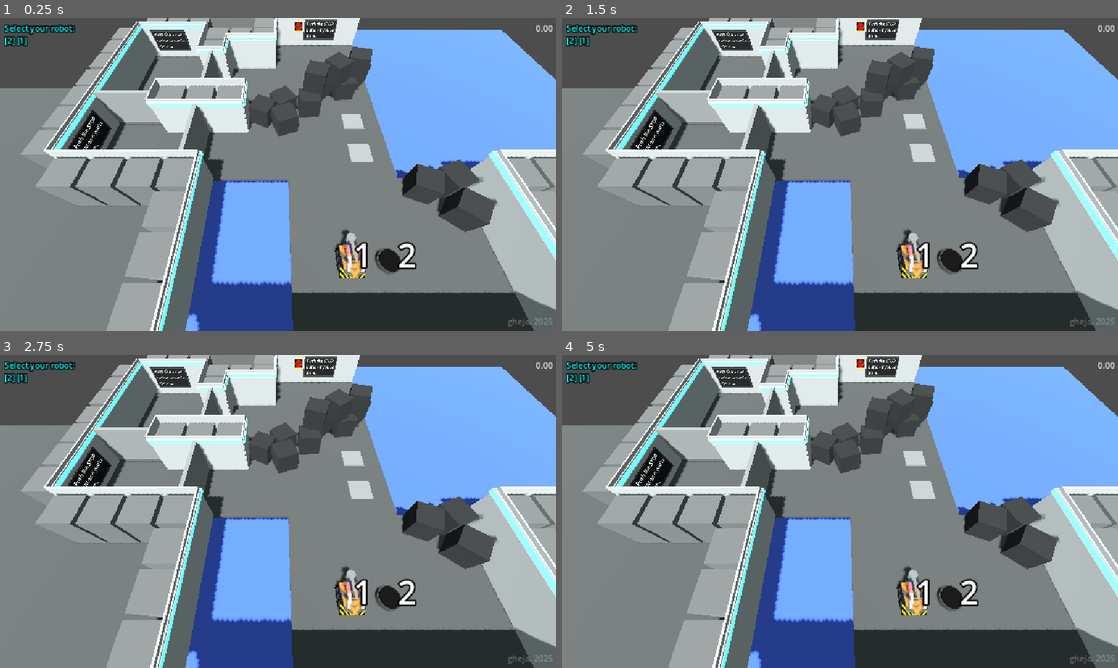
Above: before the commit, frames 1-4 (two rows, left to right).
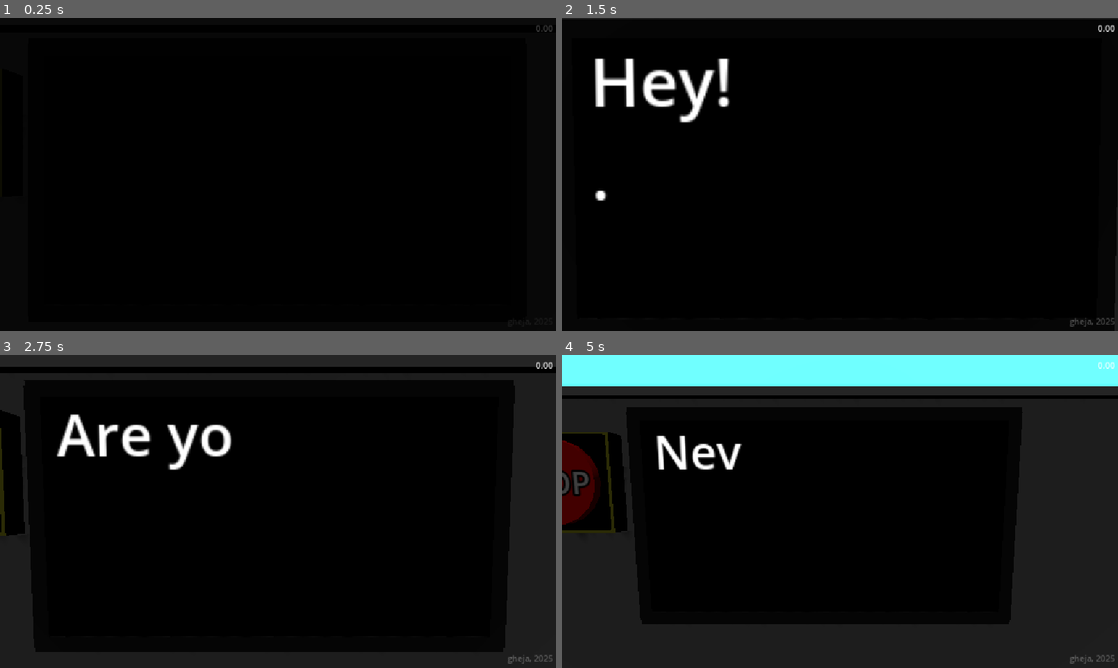
Above: after the commit, the same moments.

Repository: gheja/bot-loop
Game: Godot game, scene res://scenes/main_scene.tscn
The game is run twice, just before and just after one commit, with the same random seed, the same clock (stepped at 60 frames per second) and the same inputs.
Inputs (mouse positions are in pixels of both pictures, inside the frame that each line leads up to):
- Up to frame 1 (0.25 s): no input
- Up to frame 2 (1.5 s): tap Enter at 0.5 s; move the mouse to (962, 158) at 0.52 s; hold D (move_right) 0.53-1.28 s; tap E (action_primary) at 0.6, 1.35 s; move the mouse to (728, 190) at 1.27 s; hold S (move_down) from 1.28 s (still down)
- Up to frame 3 (2.75 s): move the mouse to (333, 442) at 2.02 s; release S (move_down) at 2.03 s; hold D (move_right) from 2.03 s (still down); tap E (action_primary) at 2.1 s
- Up to frame 4 (5 s): move the mouse to (812, 574) at 2.77 s; release D (move_right) at 2.78 s; hold W (move_up) 2.78-3.53 s; tap E (action_primary) at 2.85, 3.6, 4.35 s; move the mouse to (1006, 558) at 3.52 s; hold A (move_left) from 3.53 s (still down); move the mouse to (673, 464) at 4.27 s

The runs differ from the first frame. In frame 1, 99% of the frame differs, in the area x 0-100%, y 0-100%; in frame 2, 99%; in frame 3, 96%; in frame 4, 94%.

Commit message:
Added Level 6

Diff:
--- /dev/null
+++ b/src/scenes/level_6.tscn
@@ -0,0 +1,288 @@
+[gd_scene load_steps=19 format=3 uid="uid://b1yge0scemkjq"]
+
+[ext_resource type="PackedScene" uid="uid://cpmkcymc6dshv" path="res://scenes/level_base.tscn" id="1_5fwrv"]
+[ext_resource type="PackedScene" uid="uid://cdv8qqvqawyeh" path="res://objects/object_floor.tscn" id="2_e3utc"]
+[ext_resource type="PackedScene" uid="uid://b0j66nromh6k6" path="res://objects/object_water.tscn" id="3_ymwnx"]
+[ext_resource type="PackedScene" uid="uid://2l7r5ndv1t6j" path="res://objects/object_wall_corner.tscn" id="4_adfb8"]
+[ext_resource type="PackedScene" uid="uid://cyh8e8m3vwrml" path="res://objects/object_wall.tscn" id="5_j7y2l"]
+[ext_resource type="PackedScene" uid="uid://b82gg0yds1jf3" path="res://objects/object_display.tscn" id="6_epfji"]
+[ext_resource type="PackedScene" uid="uid://dnnjjb6md5gvt" path="res://objects/object_stop_button.tscn" id="7_83tf8"]
+[ext_resource type="PackedScene" uid="uid://3wl85awysc5m" path="res://objects/object_interactive_button.tscn" id="8_enqdf"]
+[ext_resource type="PackedScene" uid="uid://tnxcmgvwwnw7" path="res://objects/object_door.tscn" id="9_lgfmy"]
+[ext_resource type="PackedScene" uid="uid://b7uql7ksjs0rd" path="res://objects/object_box.tscn" id="10_5kl8g"]
+[ext_resource type="PackedScene" uid="uid://cxs1llio4hg3y" path="res://objects/object_block.tscn" id="11_kljjn"]
+[ext_resource type="PackedScene" uid="uid://drff2i0whitbx" path="res://objects/object_moving_platform.tscn" id="12_e3utc"]
+[ext_resource type="PackedScene" uid="uid://fbuqkwk1smo1" path="res://objects/player_character_roomba.tscn" id="12_fqw3r"]
+[ext_resource type="PackedScene" uid="uid://vtcyr4a4c47f" path="res://objects/player_character_bot_hammer.tscn" id="13_rd5uj"]
+[ext_resource type="PackedScene" uid="uid://b37h2avn4etba" path="res://objects/object_block_ramp.tscn" id="14_t4jau"]
+[ext_resource type="PackedScene" uid="uid://cuexic5juyqd2" path="res://objects/object_wall_triple.tscn" id="15_7e2h5"]
+[ext_resource type="PackedScene" uid="uid://slrmkmjxe0mo" path="res://objects/object_wall_double.tscn" id="16_r7cvq"]
+
+[sub_resource type="Curve3D" id="Curve3D_ymwnx"]
+_data = {
+"points": PackedVector3Array(0, 0, 0, 0, 0, 0, 0, 0, 0, 0, 0, 0, 0, 0, 0, 11, 0, 0, 0, 0, 0, 0, 0, 0, 11, 0, -4, 0, 0, 0, 0, 0, 0, 16, 0, -4),
+"tilts": PackedFloat32Array(0, 0, 0, 0)
+}
+point_count = 4
+
+[node name="Level6" type="Node3D"]
+
+[node name="LevelBase" parent="." instance=ExtResource("1_5fwrv")]
+transform = Transform3D(1.00179, 0, 0, 0, 1.00179, 0, 0, 0, 1.00179, 0, 0, 0)
+
+[node name="ObjectFloor" parent="LevelBase/LevelObjectContainer" index="0" instance=ExtResource("2_e3utc")]
+transform = Transform3D(22.055, 0, 0, 0, 22.055, 0, 0, 0, 22.055, 12.9768, 0, 9.98213)
+
+[node name="ObjectFloor4" parent="LevelBase/LevelObjectContainer" index="1" instance=ExtResource("2_e3utc")]
+transform = Transform3D(10, 0, 0, 0, 10, 0, 0, 0, 10, 13.975, 0, -11.9786)
+
+[node name="ObjectFloor3" parent="LevelBase/LevelObjectContainer" index="2" instance=ExtResource("2_e3utc")]
+transform = Transform3D(22.055, 0, 0, 0, 22.055, 0, 0, 0, 22.055, -3.99283, 0, -13.975)
+
+[node name="ObjectFloor2" parent="LevelBase/LevelObjectContainer" index="3" instance=ExtResource("2_e3utc")]
+transform = Transform3D(22.055, 0, 0, 0, 22.055, 0, 0, 0, 22.055, 7.98567, 0, 9.98213)
+
+[node name="ObjectWater" parent="LevelBase/LevelObjectContainer" index="4" instance=ExtResource("3_ymwnx")]
+transform = Transform3D(22, 0, 0, 0, 22, 0, 0, 0, 22, 16.5003, -0.998213, 0.616546)
+
+[node name="ObjectWater2" parent="LevelBase/LevelObjectContainer" index="5" instance=ExtResource("3_ymwnx")]
+transform = Transform3D(22, 0, 0, 0, 22, 0, 0, 0, 22, 2.52528, -0.998213, -7.36915)
+
+[node name="ObjectWallCorner2" parent="LevelBase/LevelObjectContainer" index="6" instance=ExtResource("4_adfb8")]
+transform = Transform3D(-4.37114e-08, 0, 0.999999, 0, 0.999999, 0, -0.999999, 0, -4.37114e-08, -1.99642, 0, -0.0035709)
+
+[node name="ObjectWallCorner3" parent="LevelBase/LevelObjectContainer" index="7" instance=ExtResource("4_adfb8")]
+transform = Transform3D(-4.37114e-08, 0, 0.999999, 0, 0.999999, 0, -0.999999, 0, -4.37114e-08, 15.9714, 0, -0.0035709)
+
+[node name="ObjectWallCorner7" parent="LevelBase/LevelObjectContainer" index="8" instance=ExtResource("4_adfb8")]
+transform = Transform3D(1, 0, -2.12782e-14, 0, 1, 0, 2.12782e-14, 0, 1, 1.99643, 0, -13.9786)
+
+[node name="ObjectWallCorner5" parent="LevelBase/LevelObjectContainer" index="9" instance=ExtResource("4_adfb8")]
+transform = Transform3D(-1, 0, 8.74228e-08, 0, 1, 0, -8.74228e-08, 0, -1, 13.975, 0, 0)
+
+[node name="ObjectWall6" parent="LevelBase/LevelObjectContainer" index="10" instance=ExtResource("5_j7y2l")]
+transform = Transform3D(1.31134e-07, 0, 0.999999, 0, 0.999999, 0, -0.999999, 0, 1.31134e-07, -5.99286, 0, -7.9857)
+
+[node name="ObjectWall13" parent="LevelBase/LevelObjectContainer" index="11" instance=ExtResource("5_j7y2l")]
+transform = Transform3D(1.31134e-07, 0, 0.999999, 0, 0.999999, 0, -0.999999, 0, 1.31134e-07, -5.99286, 0, -5.98928)
+
+[node name="ObjectWall15" parent="LevelBase/LevelObjectContainer" index="12" instance=ExtResource("5_j7y2l")]
+transform = Transform3D(1.31134e-07, 0, 0.999999, 0, 0.999999, 0, -0.999999, 0, 1.31134e-07, -5.99286, 0, -3.99285)
+
+[node name="ObjectWall17" parent="LevelBase/LevelObjectContainer" index="13" instance=ExtResource("5_j7y2l")]
+transform = Transform3D(1.31134e-07, 0, 0.999998, 0, 0.999998, 0, -0.999998, 0, 1.31134e-07, -5.99285, 0, -1.99642)
+
+[node name="ObjectWall7" parent="LevelBase/LevelObjectContainer" index="14" instance=ExtResource("5_j7y2l")]
+transform = Transform3D(1.31134e-07, 0, 0.999998, 0, 0.999998, 0, -0.999998, 0, 1.31134e-07, -5.99286, 0, -9.98217)
+
+[node name="ObjectWall8" parent="LevelBase/LevelObjectContainer" index="15" instance=ExtResource("5_j7y2l")]
+transform = Transform3D(1.31134e-07, 0, 0.999998, 0, 0.999998, 0, -0.999998, 0, 1.31134e-07, -5.99284, 0, -11.9786)
+
+[node name="ObjectWall9" parent="LevelBase/LevelObjectContainer" index="16" instance=ExtResource("5_j7y2l")]
+transform = Transform3D(1.31134e-07, 0, 0.999998, 0, 0.999998, 0, -0.999998, 0, 1.31134e-07, 1.99285, 0, -15.9714)
+
+[node name="ObjectWall31" parent="LevelBase/LevelObjectContainer" index="17" instance=ExtResource("5_j7y2l")]
+transform = Transform3D(0.999998, 0, -1.18996e-07, 0, 0.999997, 0, 1.18996e-07, 0, 0.999998, -2, 0, -13.975)
+
+[node name="ObjectWall44" parent="LevelBase/LevelObjectContainer" index="18" instance=ExtResource("5_j7y2l")]
+transform = Transform3D(0.999998, 0, -1.18996e-07, 0, 0.999997, 0, 1.18996e-07, 0, 0.999998, -0.00356965, 0, -13.975)
+
+[node name="ObjectWall32" parent="LevelBase/LevelObjectContainer" index="19" instance=ExtResource("5_j7y2l")]
+transform = Transform3D(0.999998, 0, -1.18996e-07, 0, 0.999997, 0, 1.18996e-07, 0, 0.999998, -3.99643, 0, -13.975)
+
+[node name="ObjectWall24" parent="LevelBase/LevelObjectContainer" index="20" instance=ExtResource("5_j7y2l")]
+transform = Transform3D(0.999998, 0, -1.18996e-07, 0, 0.999998, 0, 1.18996e-07, 0, 0.999998, 3.98928, 0, -17.9678)
+
+[node name="ObjectWall39" parent="LevelBase/LevelObjectContainer" index="21" instance=ExtResource("5_j7y2l")]
+transform = Transform3D(0.999997, 0, -1.18996e-07, 0, 0.999997, 0, 1.18996e-07, 0, 0.999997, 5.98571, 0, -17.9678)
+
+[node name="ObjectWall40" parent="LevelBase/LevelObjectContainer" index="22" instance=ExtResource("5_j7y2l")]
+transform = Transform3D(0.999997, 0, -1.18996e-07, 0, 0.999997, 0, 1.18996e-07, 0, 0.999997, 7.98213, 0, -17.9678)
+
+[node name="ObjectWall25" parent="LevelBase/LevelObjectContainer" index="23" instance=ExtResource("5_j7y2l")]
+transform = Transform3D(0.999998, 0, -1.18996e-07, 0, 0.999998, 0, 1.18996e-07, 0, 0.999998, 9.97856, 0, -17.9678)
+
+[node name="ObjectWall26" parent="LevelBase/LevelObjectContainer" index="24" instance=ExtResource("5_j7y2l")]
+transform = Transform3D(0.999998, 0, -1.18996e-07, 0, 0.999998, 0, 1.18996e-07, 0, 0.999998, 11.975, 0, -17.9678)
+
+[node name="ObjectWall27" parent="LevelBase/LevelObjectContainer" index="25" instance=ExtResource("5_j7y2l")]
+transform = Transform3D(0.999998, 0, -1.18996e-07, 0, 0.999998, 0, 1.18996e-07, 0, 0.999998, 13.9714, 0, -17.9678)
+
+[node name="ObjectWall45" parent="LevelBase/LevelObjectContainer" index="26" instance=ExtResource("5_j7y2l")]
+transform = Transform3D(0.999998, 0, -1.18996e-07, 0, 0.999998, 0, 1.18996e-07, 0, 0.999998, 15.9678, 0, -17.9678)
+
+[node name="ObjectWall48" parent="LevelBase/LevelObjectContainer" index="27" instance=ExtResource("5_j7y2l")]
+transform = Transform3D(0.999998, 0, -1.18996e-07, 0, 0.999998, 0, 1.18996e-07, 0, 0.999998, 17.9643, 0, -17.9678)
+
+[node name="ObjectWall47" parent="LevelBase/LevelObjectContainer" index="28" instance=ExtResource("5_j7y2l")]
+transform = Transform3D(-1.62707e-07, 0, -0.999997, 0, 0.999997, 0, 0.999997, 0, -1.62707e-07, 19.9607, 0, -11.9785)
+
+[node name="ObjectWall49" parent="LevelBase/LevelObjectContainer" index="29" instance=ExtResource("5_j7y2l")]
+transform = Transform3D(-1.62707e-07, 0, -0.999997, 0, 0.999997, 0, 0.999997, 0, -1.62707e-07, 19.9607, 0, -13.9749)
+
+[node name="ObjectWall50" parent="LevelBase/LevelObjectContainer" index="30" instance=ExtResource("5_j7y2l")]
+transform = Transform3D(-1.62707e-07, 0, -0.999997, 0, 0.999997, 0, 0.999997, 0, -1.62707e-07, 19.9607, 0, -15.9714)
+
+[node name="ObjectWall10" parent="LevelBase/LevelObjectContainer" index="31" instance=ExtResource("5_j7y2l")]
+transform = Transform3D(-4.37114e-08, 0, 1, 0, 1, 0, -1, 0, -4.37114e-08, -2.00357, 0, 1.99647)
+
+[node name="ObjectWall11" parent="LevelBase/LevelObjectContainer" index="32" instance=ExtResource("5_j7y2l")]
+transform = Transform3D(-4.37114e-08, 0, 1, 0, 1, 0, -1, 0, -4.37114e-08, -2.00357, 0, 3.99287)
+
+[node name="ObjectWall12" parent="LevelBase/LevelObjectContainer" index="33" instance=ExtResource("5_j7y2l")]
+transform = Transform3D(-4.37114e-08, 0, 0.999999, 0, 0.999999, 0, -0.999999, 0, -4.37114e-08, -2.00357, 0, 5.98927)
+
+[node name="ObjectWall16" parent="LevelBase/LevelObjectContainer" index="34" instance=ExtResource("5_j7y2l")]
+transform = Transform3D(-0.999999, 0, -8.74227e-08, 0, 0.999999, 0, 8.74227e-08, 0, -0.999999, -0.0071437, 0, 7.9857)
+
+[node name="ObjectWall36" parent="LevelBase/LevelObjectContainer" index="35" instance=ExtResource("5_j7y2l")]
+transform = Transform3D(-0.999999, 0, -8.74227e-08, 0, 0.999999, 0, 8.74227e-08, 0, -0.999999, 17.9607, 0, 3.99285)
+
+[node name="ObjectWall41" parent="LevelBase/LevelObjectContainer" index="36" instance=ExtResource("5_j7y2l")]
+transform = Transform3D(-0.999999, 0, -8.74227e-08, 0, 0.999999, 0, 8.74227e-08, 0, -0.999999, 19.9571, 0, 3.99285)
+
+[node name="ObjectWall42" parent="LevelBase/LevelObjectContainer" index="37" instance=ExtResource("5_j7y2l")]
+transform = Transform3D(-0.999998, 0, -8.74227e-08, 0, 0.999998, 0, 8.74227e-08, 0, -0.999998, 21.9535, 0, 3.99285)
+
+[node name="ObjectWall43" parent="LevelBase/LevelObjectContainer" index="38" instance=ExtResource("5_j7y2l")]
+transform = Transform3D(-0.999998, 0, -8.74227e-08, 0, 0.999998, 0, 8.74227e-08, 0, -0.999998, 23.9499, 0, 3.99285)
+
+[node name="ObjectWall37" parent="LevelBase/LevelObjectContainer" index="39" instance=ExtResource("5_j7y2l")]
+transform = Transform3D(-0.999999, 0, -8.74227e-08, 0, 0.999999, 0, 8.74227e-08, 0, -0.999999, 9.97495, 0, 7.9857)
+
+[node name="ObjectWall46" parent="LevelBase/LevelObjectContainer" index="40" instance=ExtResource("5_j7y2l")]
+transform = Transform3D(-0.999999, 0, -8.74227e-08, 0, 0.999999, 0, 8.74227e-08, 0, -0.999999, 11.9714, 0, 7.9857)
+
+[node name="ObjectWall38" parent="LevelBase/LevelObjectContainer" index="41" instance=ExtResource("5_j7y2l")]
+transform = Transform3D(-0.999998, 0, -8.74227e-08, 0, 0.999998, 0, 8.74227e-08, 0, -0.999998, 7.97852, 0, 7.9857)
+
+[node name="ObjectWall28" parent="LevelBase/LevelObjectContainer" index="42" instance=ExtResource("5_j7y2l")]
+transform = Transform3D(-4.37113e-08, 0, 0.999999, 0, 0.999999, 0, -0.999999, 0, -4.37113e-08, 15.9642, 0, 1.99642)
+
+[node name="ObjectWall18" parent="LevelBase/LevelObjectContainer" index="43" instance=ExtResource("5_j7y2l")]
+transform = Transform3D(-0.999999, 0, -8.74227e-08, 0, 0.999999, 0, 8.74227e-08, 0, -0.999999, 1.98928, 0, 7.9857)
+
+[node name="ObjectWall33" parent="LevelBase/LevelObjectContainer" index="44" instance=ExtResource("5_j7y2l")]
+transform = Transform3D(-0.999999, 0, -8.74227e-08, 0, 0.999999, 0, 8.74227e-08, 0, -0.999999, -4, 0, -5.23584e-06)
+
+[node name="ObjectWall34" parent="LevelBase/LevelObjectContainer" index="45" instance=ExtResource("5_j7y2l")]
+transform = Transform3D(-0.999999, 0, -8.74227e-08, 0, 0.999999, 0, 8.74227e-08, 0, -0.999999, -5.99642, 0, -5.23584e-06)
+
+[node name="ObjectWall19" parent="LevelBase/LevelObjectContainer" index="46" instance=ExtResource("5_j7y2l")]
+transform = Transform3D(-0.999999, 0, -8.74227e-08, 0, 0.999999, 0, 8.74227e-08, 0, -0.999999, 3.98571, 0, 7.9857)
+
+[node name="ObjectWall20" parent="LevelBase/LevelObjectContainer" index="47" instance=ExtResource("5_j7y2l")]
+transform = Transform3D(-0.999998, 0, -8.74227e-08, 0, 0.999998, 0, 8.74227e-08, 0, -0.999998, 5.98213, 0, 7.9857)
+
+[node name="ObjectWall21" parent="LevelBase/LevelObjectContainer" index="48" instance=ExtResource("5_j7y2l")]
+transform = Transform3D(1.31134e-07, 0, -0.999998, 0, 0.999998, 0, 0.999998, 0, 1.31134e-07, 13.9679, 0, 5.98927)
+
+[node name="ObjectWall22" parent="LevelBase/LevelObjectContainer" index="49" instance=ExtResource("5_j7y2l")]
+transform = Transform3D(1.31134e-07, 0, -0.999998, 0, 0.999998, 0, 0.999998, 0, 1.31134e-07, 13.9679, 0, 3.99285)
+
+[node name="ObjectWall23" parent="LevelBase/LevelObjectContainer" index="50" instance=ExtResource("5_j7y2l")]
+transform = Transform3D(1.31134e-07, 0, -0.999998, 0, 0.999998, 0, 0.999998, 0, 1.31134e-07, 13.9679, 0, 1.99642)
+
+[node name="ObjectStopButton2" parent="LevelBase/LevelObjectContainer" index="51" instance=ExtResource("7_83tf8")]
+transform = Transform3D(0.999998, 0, 0, 0, 0.999998, 0, 0, 0, 0.999998, 11.225, 1.75, -16.8534)
+
+[node name="ObjectDisplay3" parent="LevelBase/LevelObjectContainer" index="52" instance=ExtResource("6_epfji")]
+transform = Transform3D(0.999998, 0, 0, 0, 0.999998, 0, 0, 0, 0.999998, 13.3301, 1.4565, -16.8617)
+
+[node name="ObjectDisplay2" parent="LevelBase/LevelObjectContainer" index="53" instance=ExtResource("6_epfji")]
+transform = Transform3D(0.999998, 0, 1.06391e-14, 0, 0.999998, 0, -1.06391e-14, 0, 0.999998, 0.294793, 1.4565, -12.9191)
+
+[node name="ObjectDisplay4" parent="LevelBase/LevelObjectContainer" index="54" instance=ExtResource("6_epfji")]
+transform = Transform3D(-4.37113e-08, 0, -0.999997, 0, 0.999997, 0, 0.999997, 0, -4.37113e-08, 12.8442, 1.4565, 1.05591)
+
+[node name="ObjectInteractiveButton" parent="LevelBase/LevelObjectContainer" index="55" instance=ExtResource("8_enqdf")]
+transform = Transform3D(0.999999, 0, 0, 0, 0.999999, 0, 0, 0, 0.999999, 9.98213, 0, 1.99643)
+
+[node name="ObjectInteractiveButton2" parent="LevelBase/LevelObjectContainer" index="56" instance=ExtResource("8_enqdf")]
+transform = Transform3D(0.999999, 0, 0, 0, 0.999999, 0, 0, 0, 0.999999, 2.99464, 0, -5.98928)
+activation_group_id = 2
+
+[node name="ObjectDoor2" parent="LevelBase/LevelObjectContainer" index="57" instance=ExtResource("9_lgfmy")]
+transform = Transform3D(0.999998, 0, 5.67418e-14, 0, 0.999998, 0, -5.67418e-14, 0, 0.999998, 12.9768, 0, -9.98213)
+activation_group_id = 2
+
+[node name="ObjectBox4" parent="LevelBase/LevelObjectContainer" index="58" instance=ExtResource("10_5kl8g")]
+transform = Transform3D(0.99685, 0, 0.079312, 0, 1, 0, -0.079312, 0, 0.99685, 5.63122, 0, -7.27557)
+
+[node name="ObjectBox10" parent="LevelBase/LevelObjectContainer" index="59" instance=ExtResource("10_5kl8g")]
+transform = Transform3D(0.950683, 0, -0.310162, 0, 0.999999, 0, 0.310162, 0, 0.950683, 6.04948, 1.5, -8.18573)
+
+[node name="ObjectBox5" parent="LevelBase/LevelObjectContainer" index="60" instance=ExtResource("10_5kl8g")]
+transform = Transform3D(0.648797, 0, 0.760961, 0, 0.999999, 0, -0.760961, 0, 0.648797, 4.633, 0, -10.2702)
+
+[node name="ObjectBox2" parent="LevelBase/LevelObjectContainer" index="61" instance=ExtResource("10_5kl8g")]
+transform = Transform3D(0.936849, 0, 0.349733, 0, 0.999999, 0, -0.349733, 0, 0.936849, -2.65211, 0, -4.03402)
+
+[node name="ObjectBox15" parent="LevelBase/LevelObjectContainer" index="62" instance=ExtResource("10_5kl8g")]
+transform = Transform3D(0.95664, 0, -0.29127, 0, 0.999999, 0, 0.29127, 0, 0.95664, -0.850804, 0, -3.85643)
+
+[node name="ObjectBox16" parent="LevelBase/LevelObjectContainer" index="63" instance=ExtResource("10_5kl8g")]
+transform = Transform3D(0.857167, 0, 0.515038, 0, 0.999998, 0, -0.515038, 0, 0.857167, 0.968029, 0, -4.3131)
+
+[node name="ObjectBox12" parent="LevelBase/LevelObjectContainer" index="64" instance=ExtResource("10_5kl8g")]
+transform = Transform3D(0.92751, 0, -0.373797, 0, 0.999998, 0, 0.373797, 0, 0.92751, 8.11248, 0, 0.199699)
+
+[node name="ObjectBox14" parent="LevelBase/LevelObjectContainer" index="65" instance=ExtResource("10_5kl8g")]
+transform = Transform3D(0.940709, 0, 0.339214, 0, 0.999997, 0, -0.339214, 0, 0.940709, 7.648, 0, 2.00861)
+
+[node name="ObjectBox3" parent="LevelBase/LevelObjectContainer" index="66" instance=ExtResource("10_5kl8g")]
+transform = Transform3D(0.317884, 0, -0.948129, 0, 0.999999, 0, 0.948129, 0, 0.317884, 6.11752, 0, -3.98148)
+
+[node name="ObjectBlock" parent="LevelBase/LevelObjectContainer" index="67" instance=ExtResource("11_kljjn")]
+transform = Transform3D(1, 0, 0, 0, 1, 0, 0, 0, 1, -32.941, 0, 0.998213)
+
+[node name="ObjectBlock2" parent="LevelBase/LevelObjectContainer" index="68" instance=ExtResource("11_kljjn")]
+transform = Transform3D(1, 0, 0, 0, 1, 0, 0, 0, 1, -32.941, 0, 2.99464)
+
+[node name="ObjectBlock3" parent="LevelBase/LevelObjectContainer" index="69" instance=ExtResource("11_kljjn")]
+transform = Transform3D(0.999999, 0, 0, 0, 0.999999, 0, 0, 0, 0.999999, -32.941, 0, 4.99107)
+
+[node name="ObjectMovingPlatform" parent="LevelBase/LevelObjectContainer" index="70" instance=ExtResource("12_e3utc")]
+transform = Transform3D(1, 0, 0, 0, 1, 0, 0, 0, 1, 0, 0, -1.99643)
+speed = 10.0
+
+[node name="Path3D" parent="LevelBase/LevelObjectContainer/ObjectMovingPlatform" index="0"]
+curve = SubResource("Curve3D_ymwnx")
+
+[node name="PathFollow3D" parent="LevelBase/LevelObjectContainer/ObjectMovingPlatform/Path3D" index="0"]
+transform = Transform3D(-4.37114e-08, 0, -1, 0, 1, 0, 1, 0, -4.37114e-08, 0, 0, 0)
+
+[node name="PlayerCharacterRoomba" parent="LevelBase/PlayerObjectContainer" index="0" instance=ExtResource("12_fqw3r")]
+transform = Transform3D(0.999999, 0, 0, 0, 0.999999, 0, 0, 0, 0.999999, 8.98392, -2.37993e-07, 4.99106)
+player_index = 2
+
+[node name="PlayerCharacterBotHammer" parent="LevelBase/PlayerObjectContainer" index="1" instance=ExtResource("13_rd5uj")]
+transform = Transform3D(0.999999, 0, 0, 0, 0.999999, 0, 0, 0, 0.999999, 6.9875, 0.1, 4.99106)
+player_index = 1
+
+[node name="LevelCamera3D" parent="LevelBase" index="2"]
+transform = Transform3D(0.998213, 0, 0, 0, 0.502422, 0.862555, 0, -0.862555, 0.502422, 3.27383, 11.5762, 5.47142)
+
+[node name="ObjectBlockRamp" parent="LevelBase" instance=ExtResource("14_t4jau")]
+transform = Transform3D(1, 0, 0, 0, 1, 0, 0, 0, 1, -32.941, 0, 0.998213)
+
+[node name="ObjectBlockRamp2" parent="LevelBase" instance=ExtResource("14_t4jau")]
+transform = Transform3D(-0.999999, 0, 8.74227e-08, 0, 0.999999, 0, -8.74227e-08, 0, -0.999999, -32.941, 0, 4.99106)
+
+[node name="ObjectWallTriple5" parent="." instance=ExtResource("15_7e2h5")]
+transform = Transform3D(1, 0, 2.13163e-14, 0, 1, 0, -2.13163e-14, 0, 1, 6, 0, -10)
+
+[node name="ObjectWallTriple2" parent="." instance=ExtResource("15_7e2h5")]
+transform = Transform3D(1, 0, 1.74846e-07, 0, 1, 0, -1.74846e-07, 0, 1, 16, 0, -10)
+
+[node name="ObjectWallTriple4" parent="." instance=ExtResource("15_7e2h5")]
+transform = Transform3D(-1, 0, -2.62269e-07, 0, 1, 0, 2.62269e-07, 0, -1, 10, 0, -10)
+
+[node name="ObjectWallDouble3" parent="." instance=ExtResource("16_r7cvq")]
+transform = Transform3D(1, 0, 0, 0, 1, 0, 0, 0, 1, 8, 0, -10)
+
+[node name="ObjectWallDouble2" parent="." instance=ExtResource("16_r7cvq")]
+transform = Transform3D(1, 0, 0, 0, 1, 0, 0, 0, 1, 18, 0, -10)
+
+[editable path="LevelBase"]
+[editable path="LevelBase/LevelObjectContainer/ObjectMovingPlatform"]
--- a/src/scenes/main_scene.tscn
+++ b/src/scenes/main_scene.tscn
@@ -2,12 +2,12 @@
 
 [ext_resource type="Script" uid="uid://c1wsatcoqlr2u" path="res://scenes/main_scene.gd" id="1_7ykc4"]
 [ext_resource type="PackedScene" uid="uid://dqfv168hkiq2f" path="res://scenes/main_interface.tscn" id="1_w2twt"]
+[ext_resource type="PackedScene" uid="uid://b1yge0scemkjq" path="res://scenes/level_6.tscn" id="2_6wevv"]
 [ext_resource type="PackedScene" uid="uid://db6uxpun5wt7i" path="res://scenes/level_5.tscn" id="2_c1pb6"]
 [ext_resource type="PackedScene" uid="uid://3i8l652qpa3j" path="res://scenes/level_4.tscn" id="2_c16ls"]
 [ext_resource type="PackedScene" uid="uid://d1lxwl3px8p3p" path="res://scenes/level_2.tscn" id="2_gubc5"]
 [ext_resource type="PackedScene" uid="uid://drge1m7dfhyam" path="res://scenes/level_3.tscn" id="2_rt2n2"]
 [ext_resource type="PackedScene" uid="uid://tedcrjvwtdhi" path="res://scenes/level_1.tscn" id="3_7ykc4"]
-[ext_resource type="PackedScene" uid="uid://dtcd4uun008gj" path="res://scenes/level_test_2.tscn" id="3_pu3yx"]
 [ext_resource type="PackedScene" uid="uid://de1cg28dx0mlf" path="res://scenes/menu_interface.tscn" id="8_18nlu"]
 
 [sub_resource type="Environment" id="Environment_w2twt"]
@@ -147,7 +147,7 @@
 
 [node name="MainScene" type="Node3D"]
 script = ExtResource("1_7ykc4")
-level_list = Array[PackedScene]([ExtResource("2_c1pb6"), ExtResource("3_7ykc4"), ExtResource("2_gubc5"), ExtResource("2_rt2n2"), ExtResource("2_c16ls"), ExtResource("3_pu3yx")])
+level_list = Array[PackedScene]([ExtResource("3_7ykc4"), ExtResource("2_gubc5"), ExtResource("2_rt2n2"), ExtResource("2_c16ls"), ExtResource("2_c1pb6"), ExtResource("2_6wevv")])
 
 [node name="WorldEnvironment" type="WorldEnvironment" parent="."]
 environment = SubResource("Environment_w2twt")
